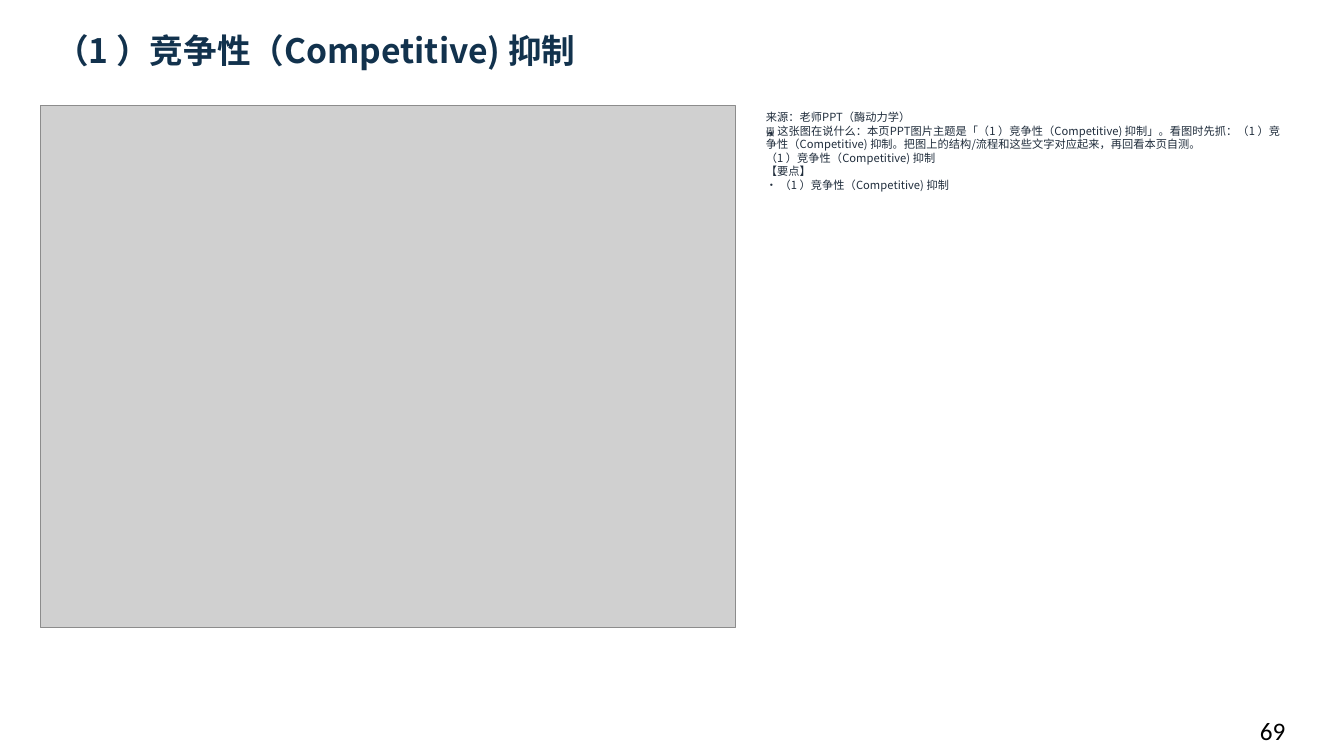
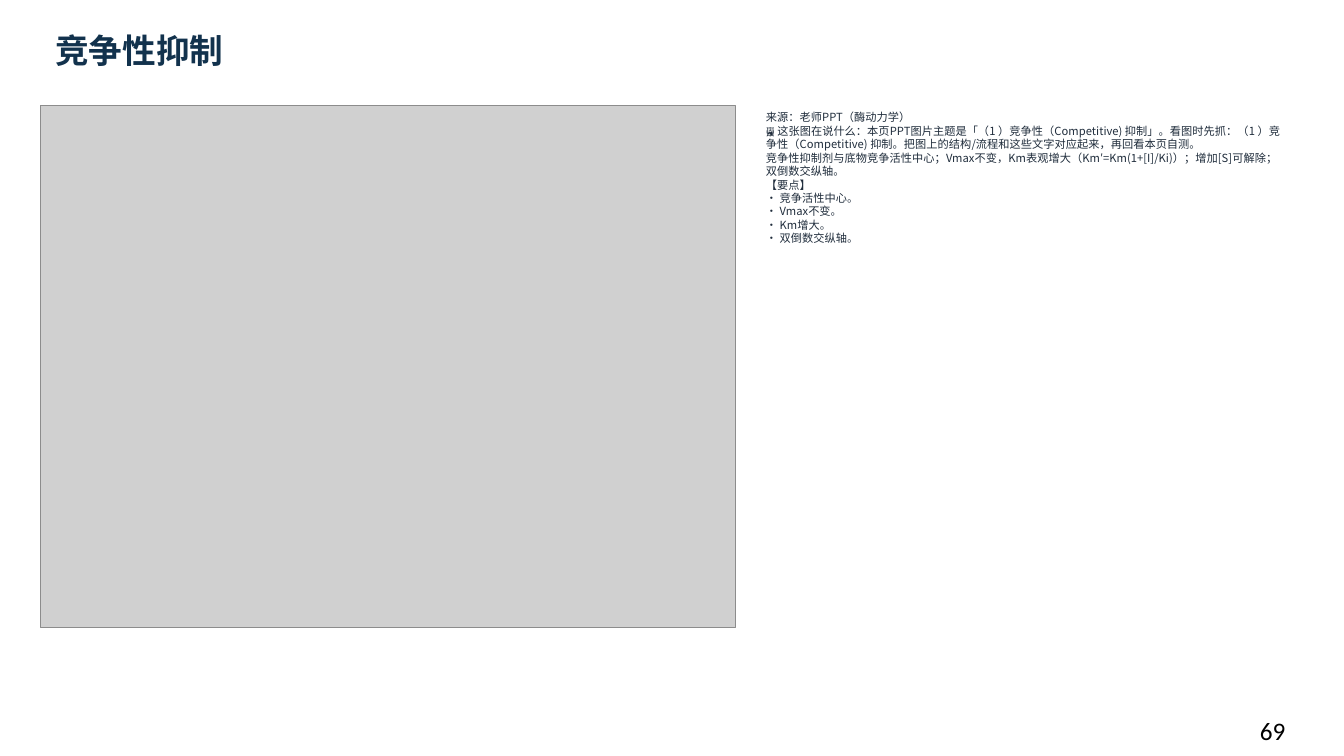
Before and after one commit to newkan-li/Biochemistry, a slide deck: slide 69 of downloads/bc07-ai-style.pptx. Drawn at 1344x756 pixels with LibreOffice and Linux fonts; fonts in the diff are those of the drawing; grey boxes stand for pictures. Boxes give left, top, right and bottom in pixels: in the first picture for what was removed or moved away, otherwise in the second. Text is boxed around its words. In the diff, an @@ line names an element or a change of style, - is before the commit and + after.

```diff
--- a/downloads/bc07-ai-style.pptx
+++ b/downloads/bc07-ai-style.pptx
@@ text at <box>55,34,223,66</box>: text changed @@
-（1 ）竞争性（Competitive) 抑制
+竞争性抑制
@@ text at <box>766,111,1280,243</box>: text changed @@
-来源：老师PPT（酶动力学）
-🖼 这张图在说什么：本页PPT图片主题是「（1 ）竞争性（Competitive) 抑制」。看图时先抓：（1 ）竞争性（Competitive) 抑制。把图上的结构/流程和这些文字对应起来，再回看本页自测。
-（1 ）竞争性（Competitive) 抑制
-【要点】
-• （1 ）竞争性（Competitive) 抑制
+来源：老师PPT（酶动力学）
+🖼 这张图在说什么：本页PPT图片主题是「（1 ）竞争性（Competitive) 抑制」。看图时先抓：（1 ）竞争性（Competitive) 抑制。把图上的结构/流程和这些文字对应起来，再回看本页自测。
+竞争性抑制剂与底物竞争活性中心；Vmax不变，Km表观增大（Km′=Km(1+[I]/Ki)）；增加[S]可解除；双倒数交纵轴。
+【要点】
+• 竞争活性中心。
+• Vmax不变。
+• Km增大。
+• 双倒数交纵轴。
```
Also in this commit, not shown: 24 other slides changed, 12 slides added, 10 other files.
